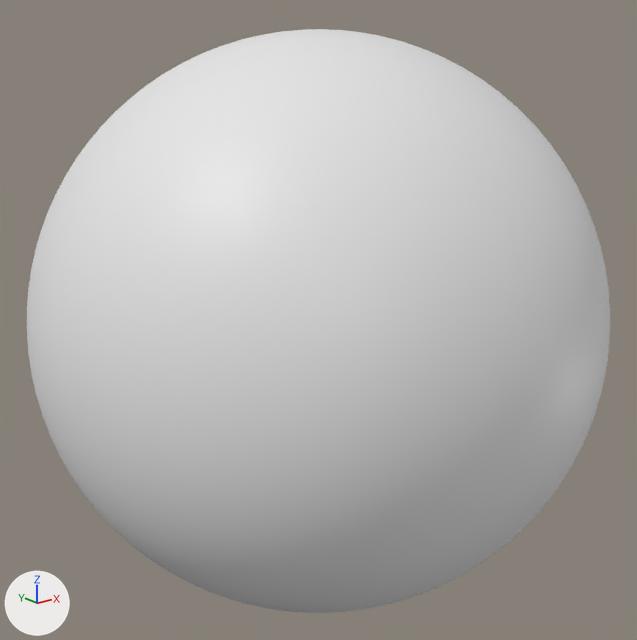
Two versions of the glTF model fixtures/glb/dense.glb, one commit apart.
Before and after are seen from a 50 mm lens placed at (-1.902, -2.378, 0.955), pointed at (0.001, 0.001, 0.003). Arrows for +X, +Y and +Z are at lower left; the lights stay in place. The older version comes first.

Names of what the first picture shows: 'dense_sphere'.
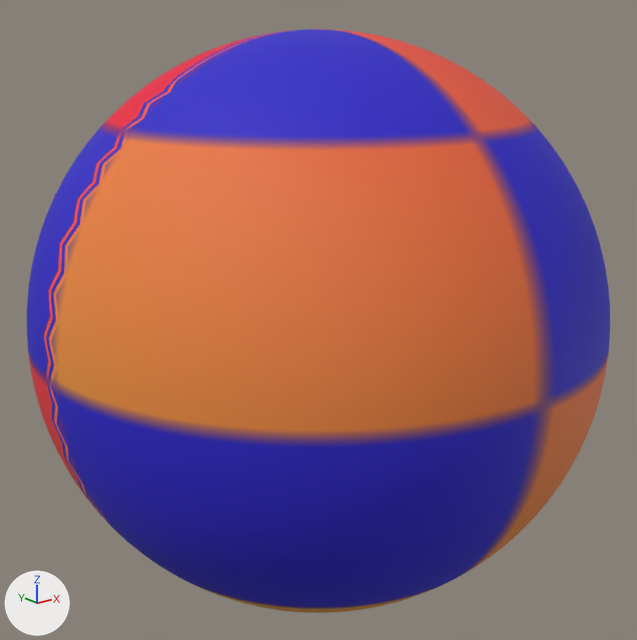
What differs and where, as boxes (x1, y1, x2, y2) in the pictures (637 x 640 px):
'dense_sphere', recoloured (darker)
    both: (27, 29, 610, 613)

What changed in the scene script:
```text
Add img_checker:
    img_checker = load_image('checker', '_unpacked/checker', 64, 64, 'sRGB')
Add mat_sphere_mat:
    mat_sphere_mat = principled_material('sphere_mat')
    mat_sphere_mat.texture = img_checker
    mat_sphere_mat.roughness = 0.7
Change me_dense_sphere:
    where me_dense_sphere.from_pydata(...)  # 2562 vertices, 5120 faces; spans x -1.0..1.0, y -1.0..1.0, z -1.0..1.0
    add me_dense_sphere.materials.append(mat_sphere_mat)  # picture img_checker
```
